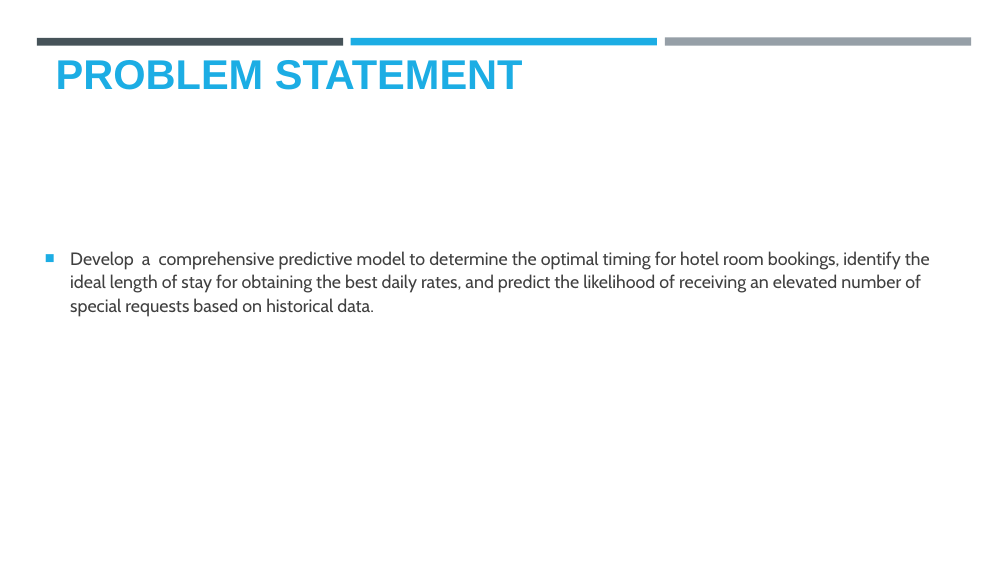
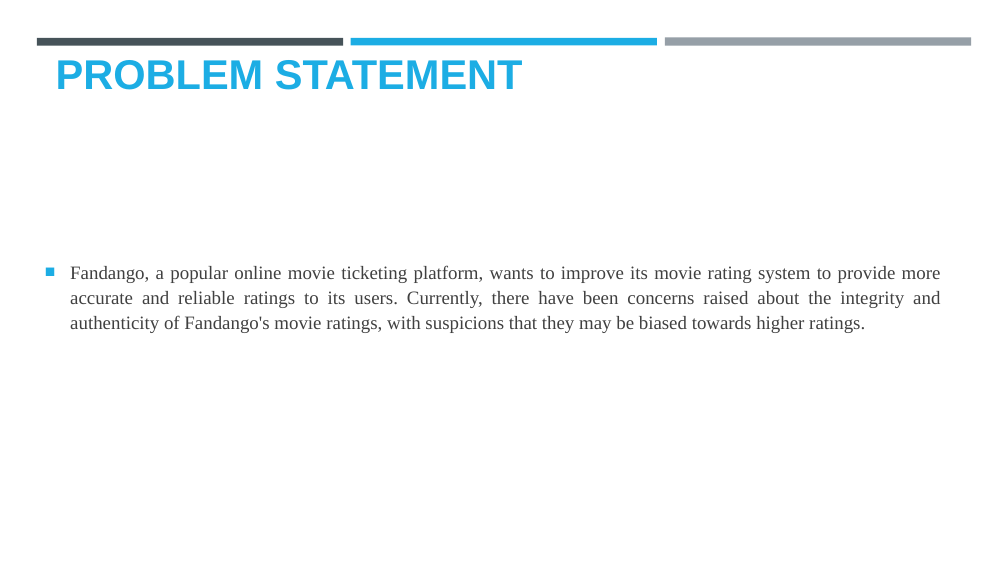
Before and after one commit to Hariharan4006/DATA-SCIENCE, a slide deck: slide 3 of HARIHARAN K.pptx. Drawn at 1008x567 pixels with LibreOffice and Linux fonts; fonts in the diff are those of the drawing; background and template pictures are left out. Boxes give left, top, right and bottom in pixels: in the first picture for what was removed or moved away, otherwise in the second. Text is boxed around its words. In the diff, an @@ line names an element or a change of style, - is before the commit and + after.

```diff
--- a/HARIHARAN K.pptx
+++ b/HARIHARAN K.pptx
@@ text at [70, 265, 941, 333]: text changed; size 17 to 18 pt; font Cabin to Times New Roman @@
-■ Develop a comprehensive predictive model to determine the optimal timing for hotel room bookings, identify the ideal length of stay for obtaining the best daily rates, and predict the likelihood of receiving an elevated number of special requests based on historical data.
+■ Fandango, a popular online movie ticketing platform, wants to improve its movie rating system to provide more accurate and reliable ratings to its users. Currently, there have been concerns raised about the integrity and authenticity of Fandango's movie ratings, with suspicions that they may be biased towards higher ratings.
```
Also in this commit, not shown: 6 other slides changed.
